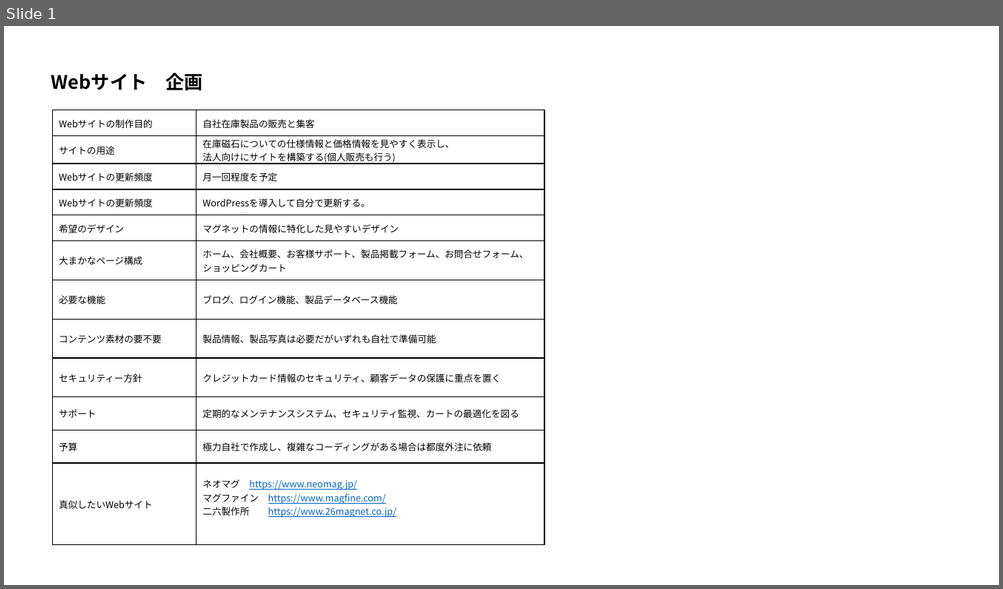
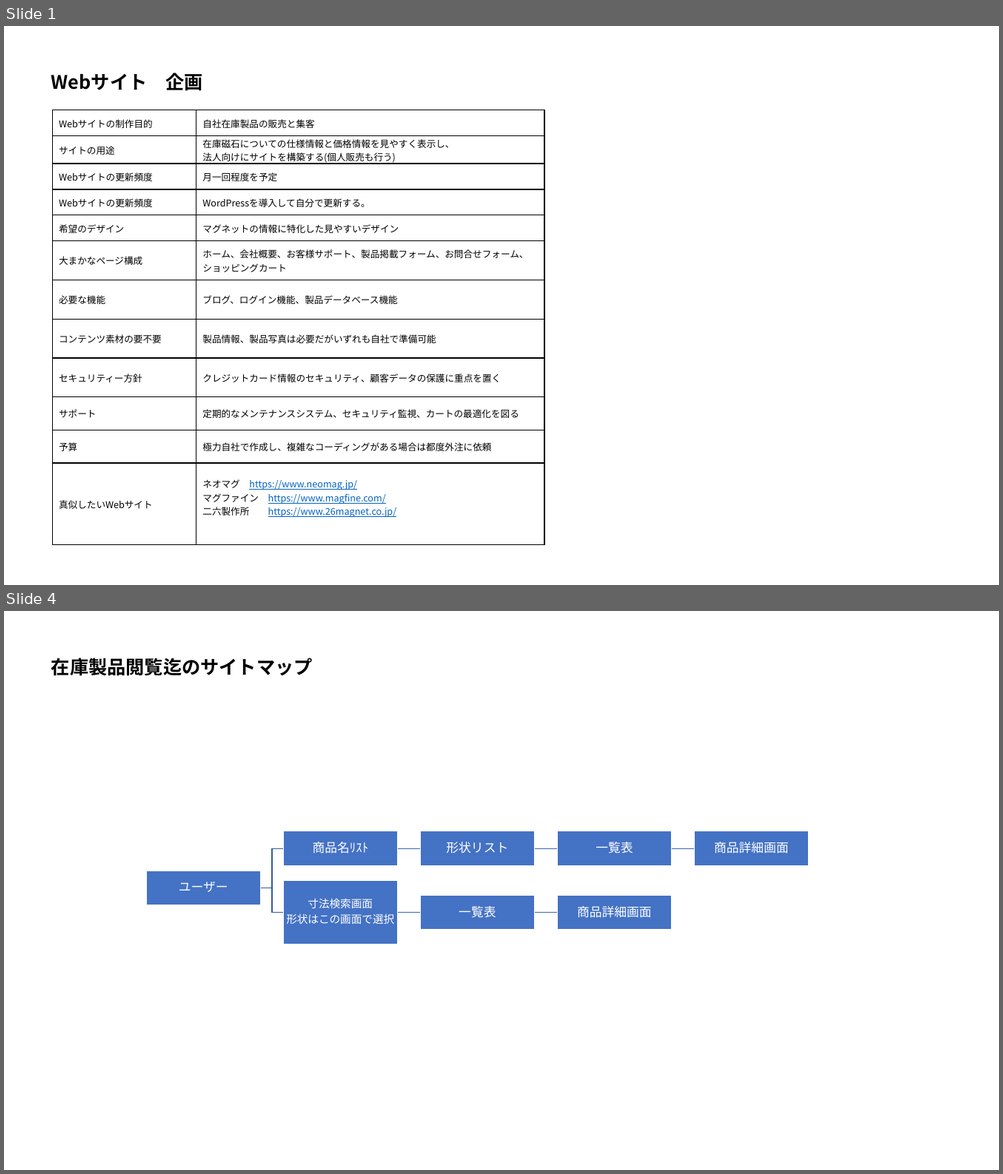
Before and after one commit to jojodio0123/samurai, a slide deck: samurai-main/目指すサイト構築の概要説明.pptx. Shown one above the other, each under a label of ours: slide 1 before the commit, slides 1 and 4 after it; the slides between them are not shown. The pictures are 1003x589 and 1003x1174 pixels, drawn with LibreOffice and Linux fonts; fonts in the diff are those of the drawing. Boxes give left, top, right and bottom in pixels: in the first picture for what was removed or moved away, otherwise in the second. Text is boxed around its words. In the diff, an @@ line names an element or a change of style, - is before the commit and + after.

```diff
--- a/samurai-main/目指すサイト構築の概要説明.pptx
+++ b/samurai-main/目指すサイト構築の概要説明.pptx
@@ slide 4 added at (4, 611, 999, 1170), background #FFFFFF @@
@@ text added at (51, 658, 313, 676), 18 pt, text #000000, bold @@
+在庫製品閲覧迄のサイトマップ
@@ group added at (147, 831, 808, 945): 8 rectangles, 8 texts, 7 freeform shapes @@
+ユーザー
+商品名ﾘｽﾄ
+形状リスト
+一覧表
+商品詳細画面
+寸法検索画面
+形状はこの画面で選択
+一覧表
+商品詳細画面
```
Also in this commit, not shown: 2 slides changed, 3 other slides added, 41 other files.
